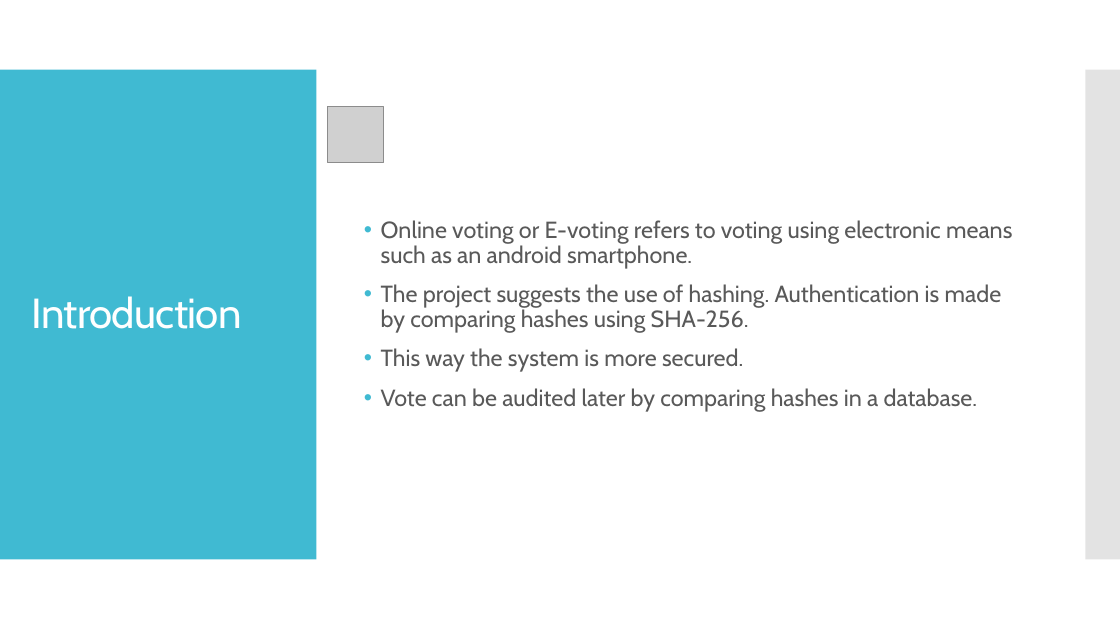
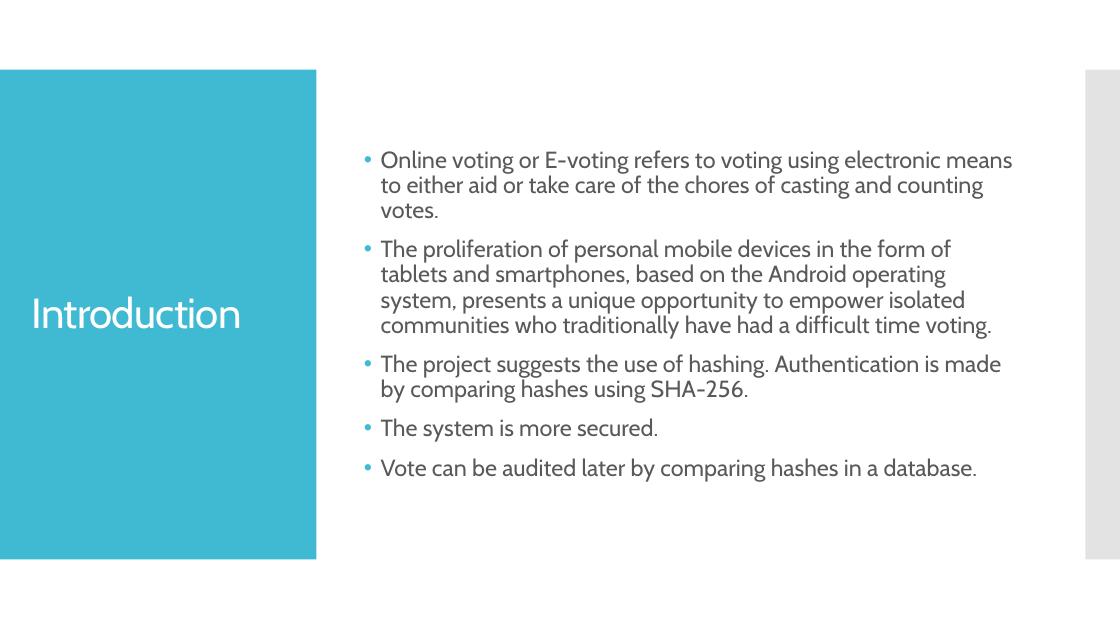
Before and after one commit to D-Bhatta/Secure-Online-Voting, a slide deck: slide 3 of Secure Online Voting.pptx. Drawn at 1120x630 pixels with LibreOffice and Linux fonts; fonts in the diff are those of the drawing; grey boxes stand for pictures. Boxes give left, top, right and bottom in pixels: in the first picture for what was removed or moved away, otherwise in the second. Text is boxed around its words. In the diff, an @@ line names an element or a change of style, - is before the commit and + after.

```diff
--- a/Secure Online Voting.pptx
+++ b/Secure Online Voting.pptx
@@ picture removed at (328,107,384,163) @@
@@ text at (381,150,1012,339): text changed @@
-• Online voting or E-voting refers to voting using electronic means such as an android smartphone.
+• Online voting or E-voting refers to voting using electronic means to either aid or take care of the chores of casting and counting votes.
+• The proliferation of personal mobile devices in the form of tablets and smartphones, based on the Android operating system, presents a unique opportunity to empower isolated communities who traditionally have had a difficult time voting.
@@ text at (381,418,658,442): text changed @@
-• This way the system is more secured.
+• The system is more secured.
```
Also in this commit, not shown: 2 other slides changed, 4 slides added.
